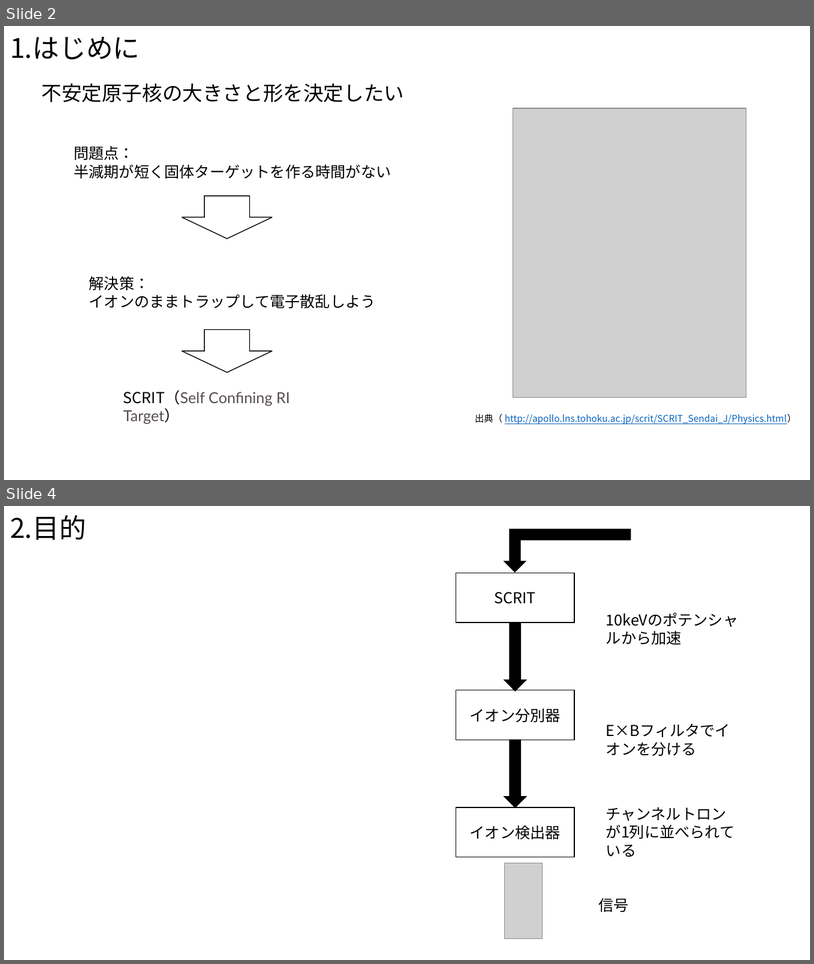
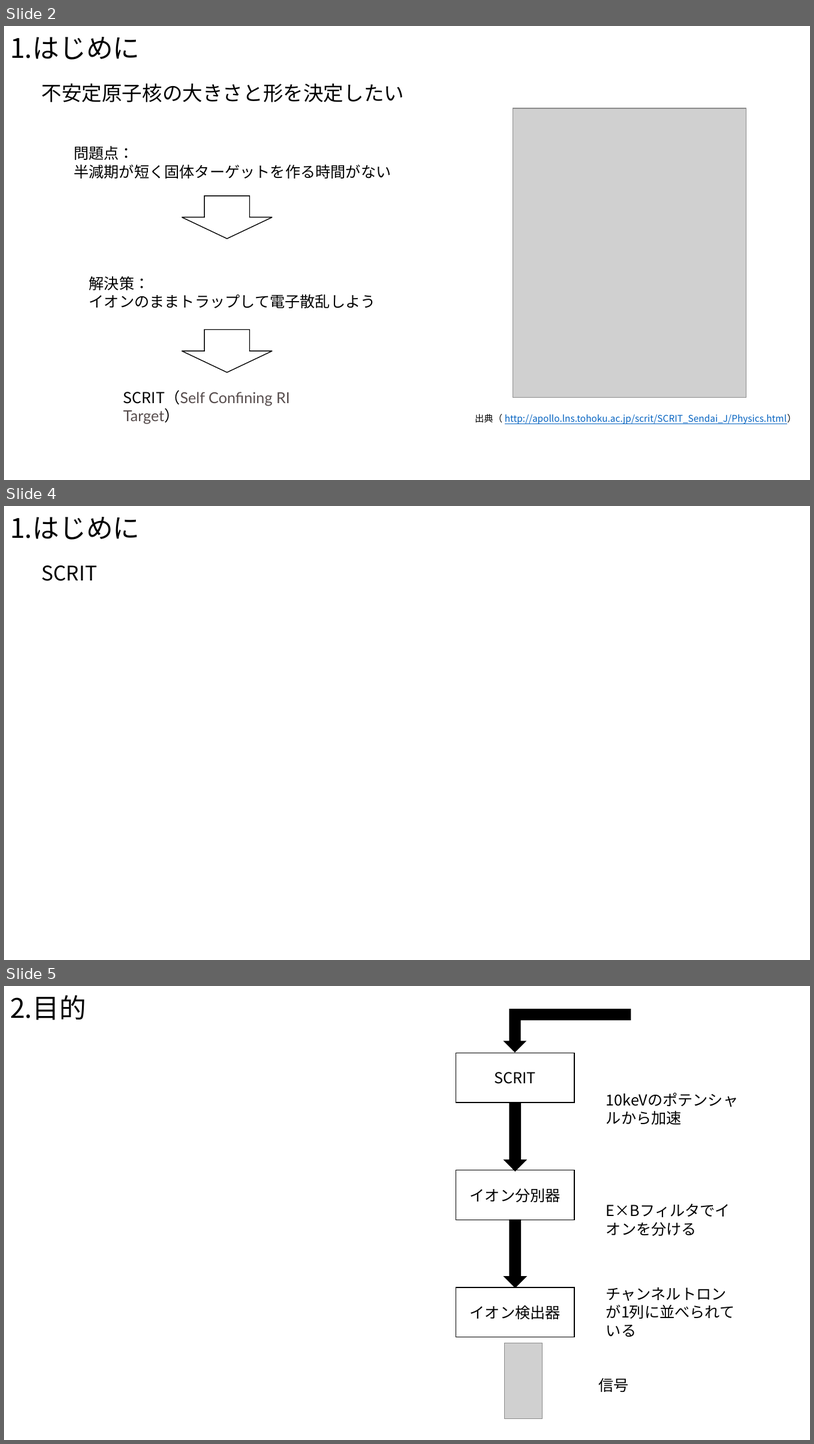
Before and after one commit to Takeuchi-yuya/Ksimulation, a slide deck: docs/中間発表.pptx. Shown one above the other, each under a label of ours: slides 2 and 4 before the commit, slides 2, 4 and 5 after it; the slides between them are not shown. The pictures are 814x964 and 814x1444 pixels, drawn with LibreOffice and Linux fonts; fonts in the diff are those of the drawing; grey boxes stand for pictures. Boxes give left, top, right and bottom in pixels: in the first picture for what was removed or moved away, otherwise in the second. Text is boxed around its words. In the diff, an @@ line names an element or a change of style, - is before the commit and + after.

```diff
--- a/docs/中間発表.pptx
+++ b/docs/中間発表.pptx
@@ slide 4 added at (4, 506, 810, 960), background #FFFFFF @@
@@ title added at (10, 517, 140, 540), 32 pt, text #000000 @@
+1.はじめに
@@ text added at (41, 565, 97, 581), 24 pt, text #000000 @@
+SCRIT
@@ what was slide 4 is now slide 5 @@
```
Also in this commit, not shown: 6 slides changed, 3 other slides added, 3 slides removed, 1 other file.
